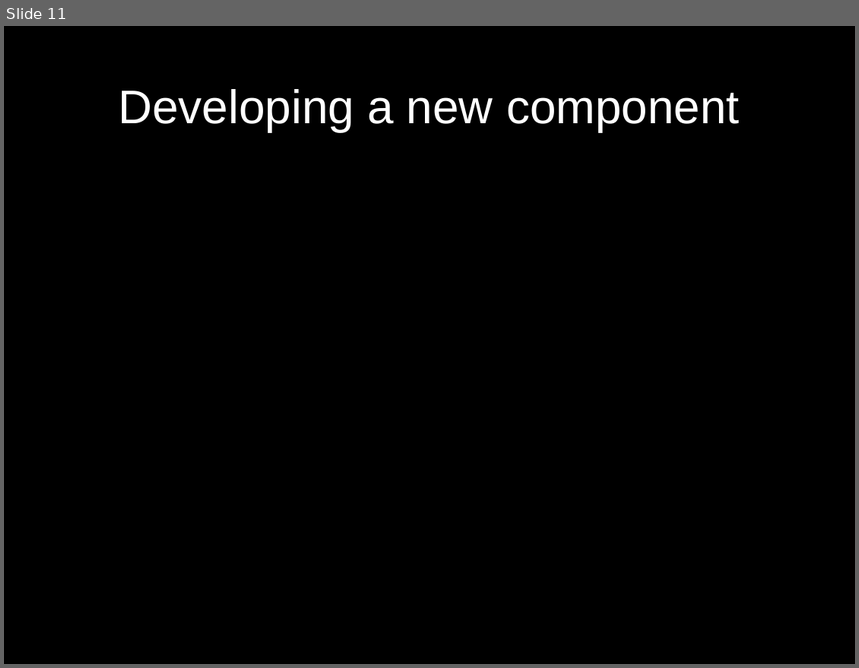
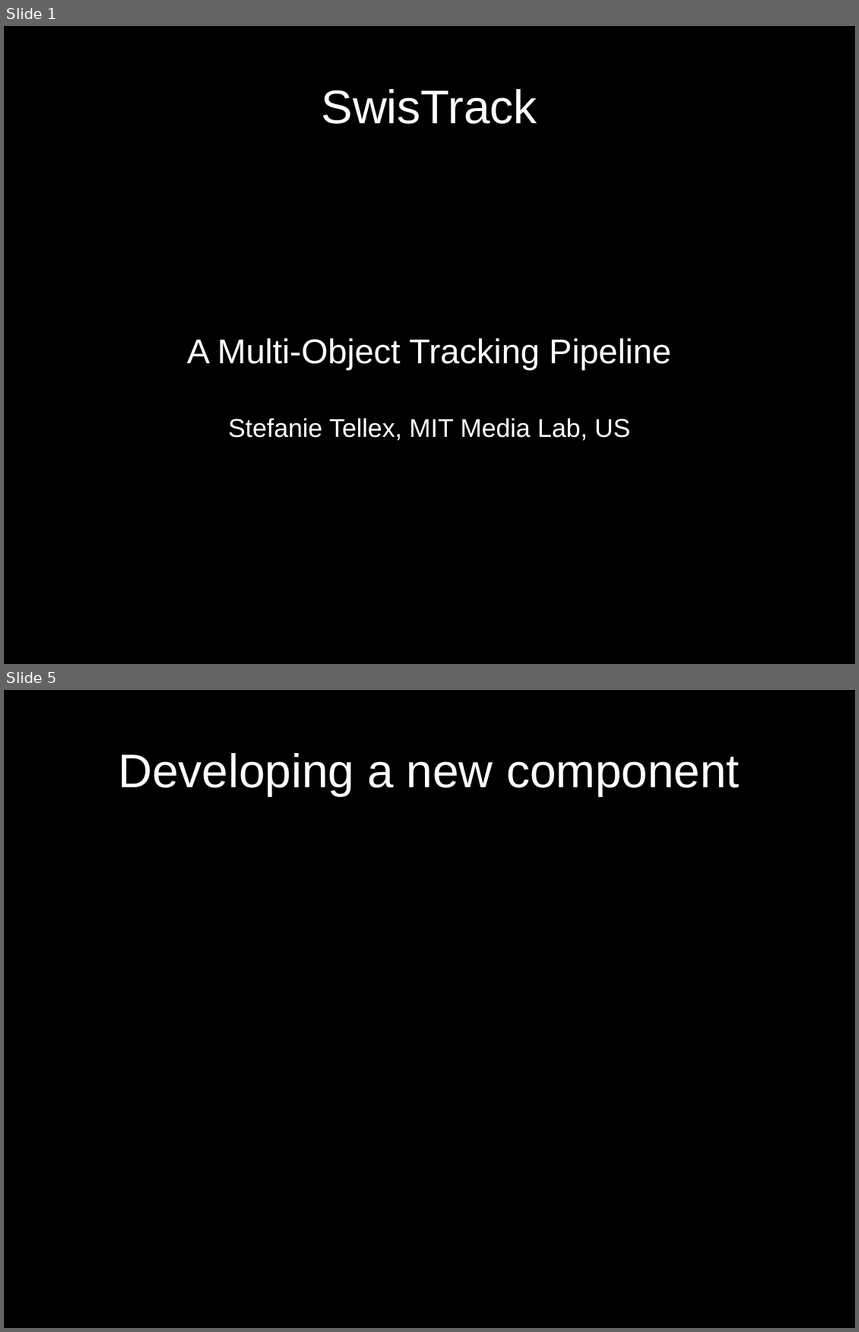
Before and after one commit to d28b/swistrack, a slide deck: Doc/tutorial.stefie10.06.2009/tutorialSlides.odp. Shown one above the other, each under a label of ours: slide 11 before the commit, slides 1 and 5 after it; the slides between them are not shown. The pictures are 859x668 and 859x1332 pixels, drawn with LibreOffice and Linux fonts; fonts in the diff are those of the drawing. Boxes give left, top, right and bottom in pixels: in the first picture for what was removed or moved away, otherwise in the second. Text is boxed around its words. In the diff, an @@ line names an element or a change of style, - is before the commit and + after.

```diff
--- a/Doc/tutorial.stefie10.06.2009/tutorialSlides.odp
+++ b/Doc/tutorial.stefie10.06.2009/tutorialSlides.odp
@@ slide 1 added at (4,26,855,664), background #000000 @@
@@ title added at (322,89,538,124), 44 pt, text #FFFFFF @@
+SwisTrack
@@ subtitle added at (187,338,671,441), 32 pt, text #FFFFFF @@
+A Multi-Object Tracking Pipeline
+Stefanie Tellex, MIT Media Lab, US
@@ what was slide 11 is now slide 5 @@
```
Also in this commit, not shown: 11 slides changed, 11 other slides added, 8 slides removed, 7 other files.
